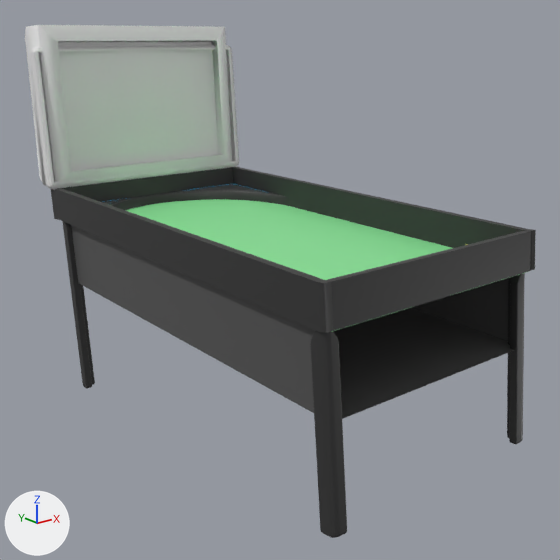
Renders of the FBX model Assets/Public/Prototype_Pinball/Models/pinballMat.fbx_Collection.fbx_PinballExport.fbx from each side of a commit.
Rendered twice from a camera (50 mm lens) standing at (-12.8, -15.82, 5.46) and looking at (1.23, 1.72, -1.56). Lighting does not change. The marker at lower left points along +X, +Y and +Z. The first picture is the older version. Where no turn or scale is listed for an object, it has been applied to the vertices. Vertices at exactly the same position are counted once.

Names of what the first picture shows: 'Legs.002', 'Pinball_Board.002', 'Pinball_Body.002', 'Pinball_Object_T.002', 'Pinball_Side_B.002', 'Pinball_Side_L.004', 'Pinball_Side_R.002', 'Pinball_T_Side.002', 'monitor.003', 'monitor_mesh.001'.
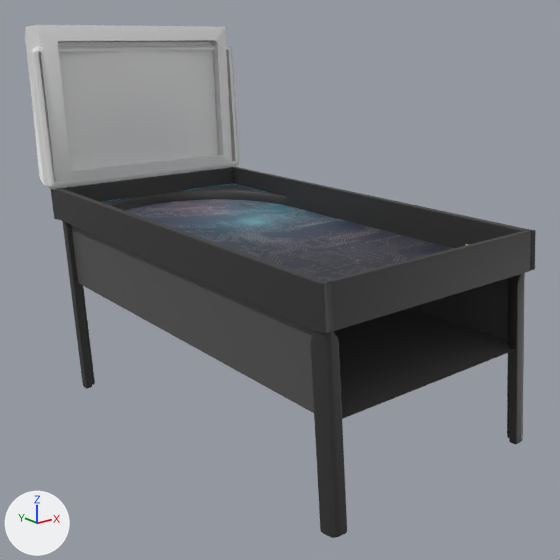
Changed parts and their boxes (x1, y1, x2, y2) in the pictures (560 x 560 px):
```json
{"object": "monitor.003", "change": "shading changed", "before": [26, 25, 232, 186], "after": [26, 25, 232, 186]}
{"object": "Pinball_Board.002", "change": "surface changed", "before": [125, 199, 526, 332], "after": [125, 199, 526, 332], "on screen": "darker"}
{"part": 1, "of": "me_cube_084", "change": "cut back", "before": [121, 209, 334, 332], "after": [121, 209, 334, 332]}
```

Edits to the scene script, one JSON object a line:
```json
{"op": "add", "block": "img_pinball_board_jpg", "code": ["img_pinball_board_jpg = load_image('pinball_Board.jpg', '../Texutre/pinball_Board.jpg', 401, 947, 'sRGB')"]}
{"op": "remove", "block": "mat_pinball_board_002", "code": "mat_pinball_board_002.base_color = (0.264, 0.8, 0.326)  # green #8ce79b"}
{"op": "add", "block": "mat_pinball_board_002", "code": "mat_pinball_board_002.texture = img_pinball_board_jpg"}
{"block": "me_monitor_003", "where": "me_monitor_003.from_pydata(...)  # 140 vertices, 127 faces; spans x -3.13..3.73, y 7.49..11.8, z 0.61..5.81"}
{"block": "me_monitor_003", "where": "# used by ob_monitor_003; location = (0.0, 0.0, 0.0)"}
{"block": "me_monitor_003", "change": "me_monitor_003 part 3: its shading normals changed"}
{"block": "me_cube_081", "where": "me_cube_081.from_pydata(...)  # 62 vertices, 53 faces; spans x -3.0..3.6, y -5.21..7.33, z -0.12..0.0"}
{"block": "me_cube_081", "where": "# used by ob_pinball_board_002; location = (0.0, 0.0, 0.0)"}
{"block": "me_cube_081", "change": "me_cube_081 part 2: texture (UV) coordinates of 53 of 53 faces, centred in x -3.0..3.6, y -5.2..7.31, z -0.11..0.0, changed; they spanned u 0.0..0.98, v 0.0..0.98 and now span u -0.01..0.96, v 0.06..1.18"}
{"block": "me_cube_084", "where": "# used by ob_pinball_side_l_004; location = (0.0, 0.0, 0.0)"}
{"op": "remove", "block": "me_cube_084", "code": "me_cube_084.from_pydata(...)  # 16 vertices, 12 faces; spans x -3.2..-3.0, y -5.26..7.89, z -0.12..0.92"}
{"op": "add", "block": "me_cube_084", "code": "me_cube_084.from_pydata(...)  # 56 vertices, 50 faces; spans x -3.2..-3.0, y -5.26..7.88, z -0.12..0.91"}
{"block": "me_cube_084", "change": "me_cube_084 part 1: 2 vertices moved from x -3.2..-3.0, y -5.16..7.49, z 0.9..0.92 to x -3.0, y -5.17..7.86, z 0.88..0.89; 5 vertices removed from x -3.2..-3.0, y -5.16..7.89, z 0.88..0.92; 45 vertices added at x -3.2..-3.0, y -5.17..7.88, z 0.85..0.91"}
```
